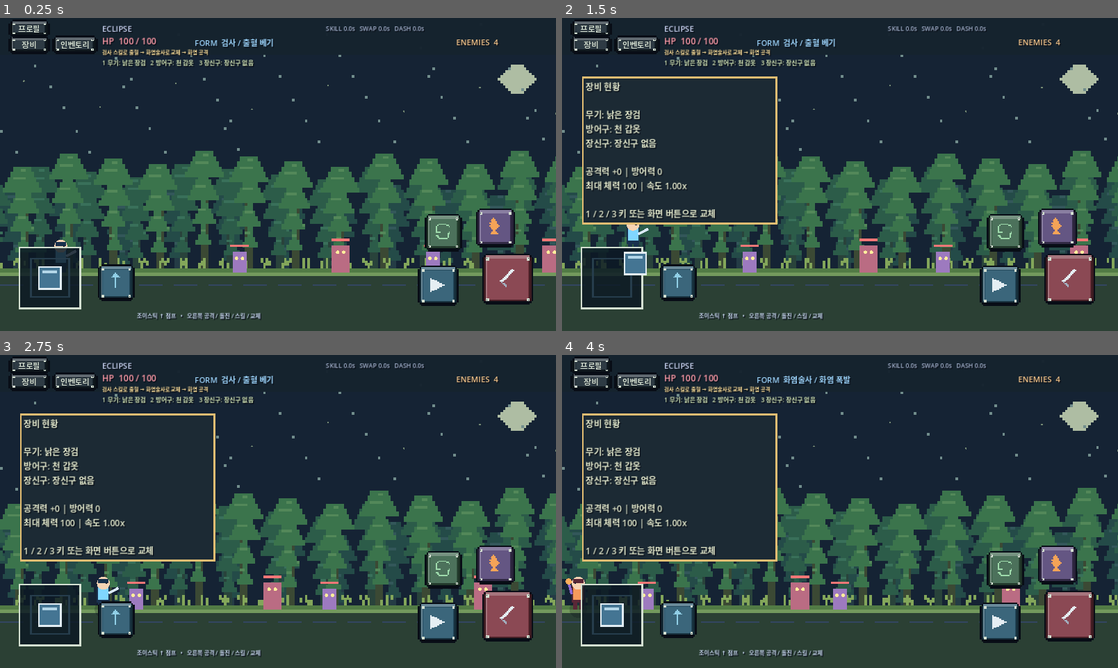
Above: before the commit, frames 1-4 (two rows, left to right).
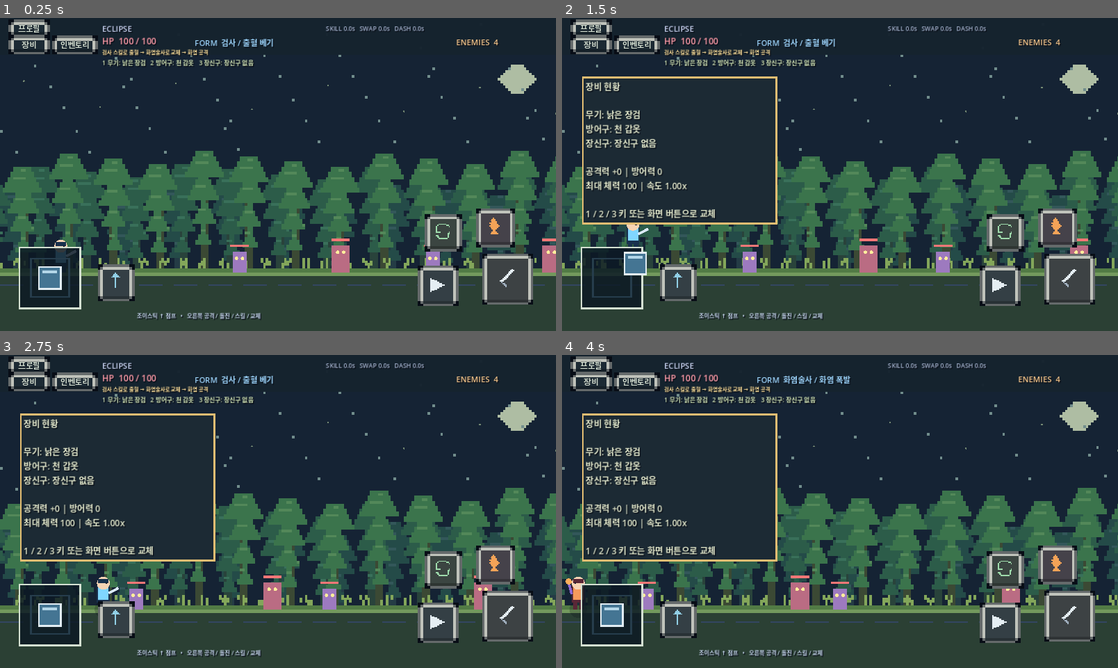
Above: after the commit, the same moments.

Repository: ogw07222-tech/eclipse
Game: Godot game, scene res://scenes/main.tscn
Same seed, same stepped clock (60 frames per second), same inputs: the game is played once before the commit and once after it.
Inputs (mouse positions are in pixels of both pictures, inside the frame that each line leads up to):
- Up to frame 1 (0.25 s): no input
- Up to frame 2 (1.5 s): click "장비" at 0.5 s; tap Enter at 1.25 s; drag from (612, 277) to (895, 105) at 1.27 s
- Up to frame 3 (2.75 s): drag from (166, 527) to (250, 574) at 2.02 s
- Up to frame 4 (4 s): move the mouse to (895, 442) at 2.77 s; hold A (left) 2.78-3.5 s; tap L (swap) at 2.85 s; drag from (812, 574) to (673, 464) at 3.52 s

The runs differ from the first frame. In frame 1, 5.1% of the frame differs, in the area x 1-96%, y 0-92%; in frame 2, 5.1%; in frame 3, 5.1%; in frame 4, 5.1%.

Commit message:
refine: simplified 8x8 logical-pixel graphite UI frame

Diff:
--- a/scripts/pixel_theme.gd
+++ b/scripts/pixel_theme.gd
@@ -7,47 +7,41 @@
 const LIGHT := Color("#d4e0d2")
 const SHADE := Color("#080d16")
 const GOLD := Color("#e3bd72")
-const ATTACK := Color("#813a46")
-const DASH := Color("#2b5970")
-const SKILL := Color("#574879")
-const SWAP := Color("#3d654d")
+const ATTACK := Color("#3d4244")
+const DASH := Color("#343f45")
+const SKILL := Color("#45424a")
+const SWAP := Color("#3b4541")
 
 # 48x48 sprite frame, nine-sliced so corners stay exactly 12x12 pixels.
 # Image pixels are drawn without AA; no web-style flat gradient/button border.
 static func _sprite_frame(base_color: Color, active: bool = false) -> StyleBoxTexture:
-  var img := Image.create(48, 48, false, Image.FORMAT_RGBA8)
-  img.fill(Color.TRANSPARENT)
-  var dark := base_color.darkened(0.52)
-  var mid := base_color.darkened(0.16)
-  var lit := base_color.lightened(0.30)
-  var center := base_color.lightened(0.08)
+  # 8x8 logical pixels, expanded x6 to exactly 48x48 physical pixels.
+  var image := Image.create(48, 48, false, Image.FORMAT_RGBA8)
+  image.fill(Color.TRANSPARENT)
+  var palette := [SHADE, Color("#656a6b"), Color("#c0c3bb"), base_color, base_color.darkened(0.22)]
   if active:
-    center = base_color.darkened(0.19)
-    lit = GOLD
-  img.fill_rect(Rect2i(8, 0, 32, 4), SHADE)
-  img.fill_rect(Rect2i(4, 4, 40, 4), SHADE)
-  img.fill_rect(Rect2i(0, 8, 48, 32), SHADE)
-  img.fill_rect(Rect2i(4, 40, 40, 4), SHADE)
-  img.fill_rect(Rect2i(8, 44, 32, 4), SHADE)
-  img.fill_rect(Rect2i(8, 4, 32, 4), lit)
-  img.fill_rect(Rect2i(4, 8, 40, 32), dark)
-  img.fill_rect(Rect2i(8, 8, 32, 32), mid)
-  img.fill_rect(Rect2i(12, 12, 24, 24), center)
-  img.fill_rect(Rect2i(8, 8, 32, 3), lit)
-  img.fill_rect(Rect2i(8, 11, 3, 25), lit)
-  img.fill_rect(Rect2i(8, 36, 32, 4), base_color.darkened(0.43))
-  img.fill_rect(Rect2i(37, 11, 3, 25), base_color.darkened(0.43))
-  # stepped metal corner rivets and carved pixel highlights
-  for xx in [9, 35]:
-    for yy in [9, 35]:
-      img.fill_rect(Rect2i(xx, yy, 4, 4), GOLD if active else LIGHT)
-      img.set_pixel(xx + 1, yy + 1, SHADE)
-  var texture := ImageTexture.create_from_image(img)
-  var style := StyleBoxTexture.new()
-  style.texture = texture
-  style.set_texture_margin_all(12.0)
-  style.set_content_margin_all(7.0)
-  return style
+    palette[2] = Color("#e1dfd0")
+    palette[3] = base_color.darkened(0.25)
+  var pattern := [
+    "00111100",
+    "01222210",
+    "12333321",
+    "12333321",
+    "12333321",
+    "12333321",
+    "01444410",
+    "00111100"
+  ]
+  for y in range(8):
+    for x in range(8):
+      var index := int(pattern[y].substr(x, 1))
+      image.fill_rect(Rect2i(x * 6, y * 6, 6, 6), palette[index])
+  var texture := ImageTexture.create_from_image(image)
+  var frame := StyleBoxTexture.new()
+  frame.texture = texture
+  frame.set_texture_margin_all(18.0)
+  frame.set_content_margin_all(6.0)
+  return frame
 
 static func box(bg: Color, edge: Color = LIGHT, border: int = 3) -> StyleBoxFlat:
   var frame := StyleBoxFlat.new()
